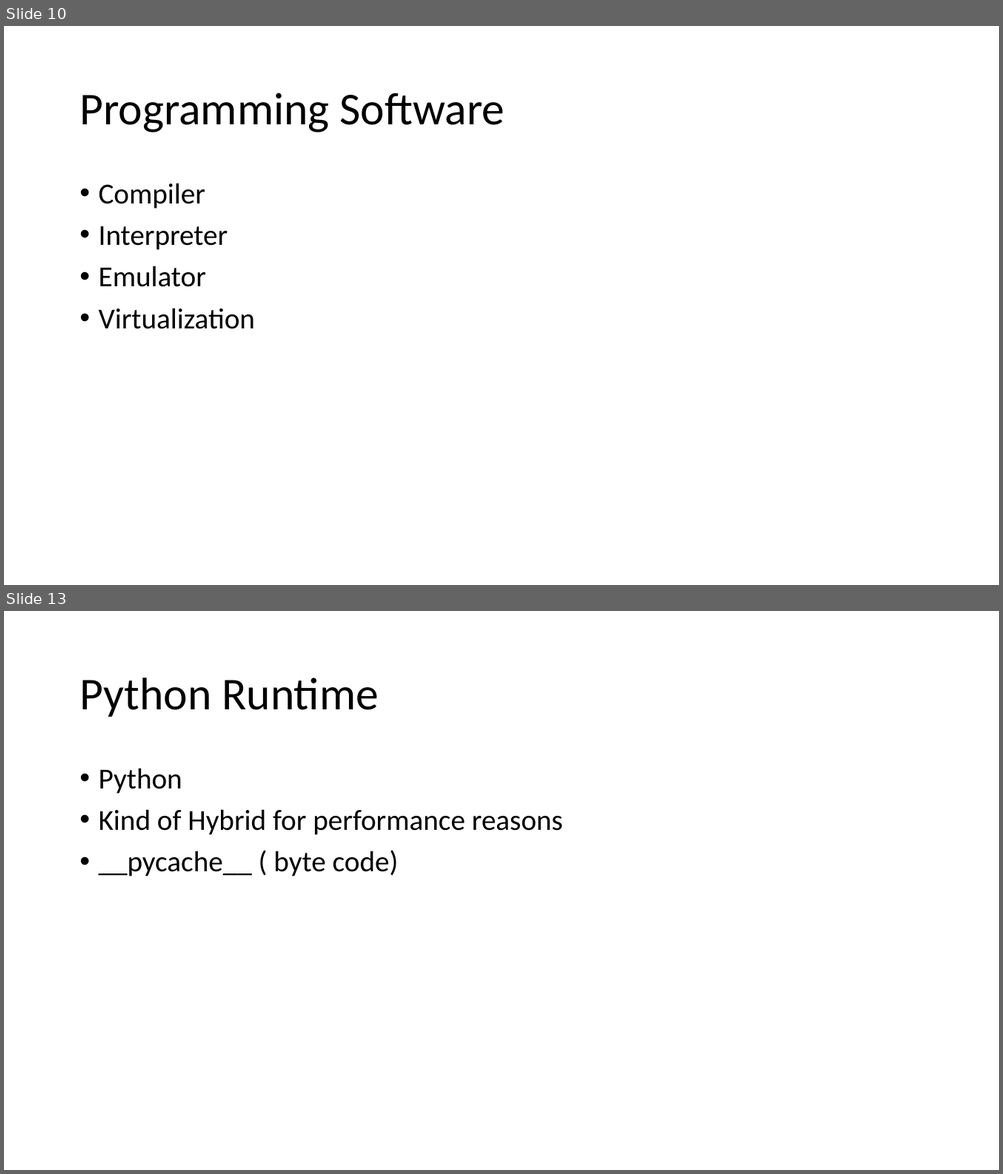
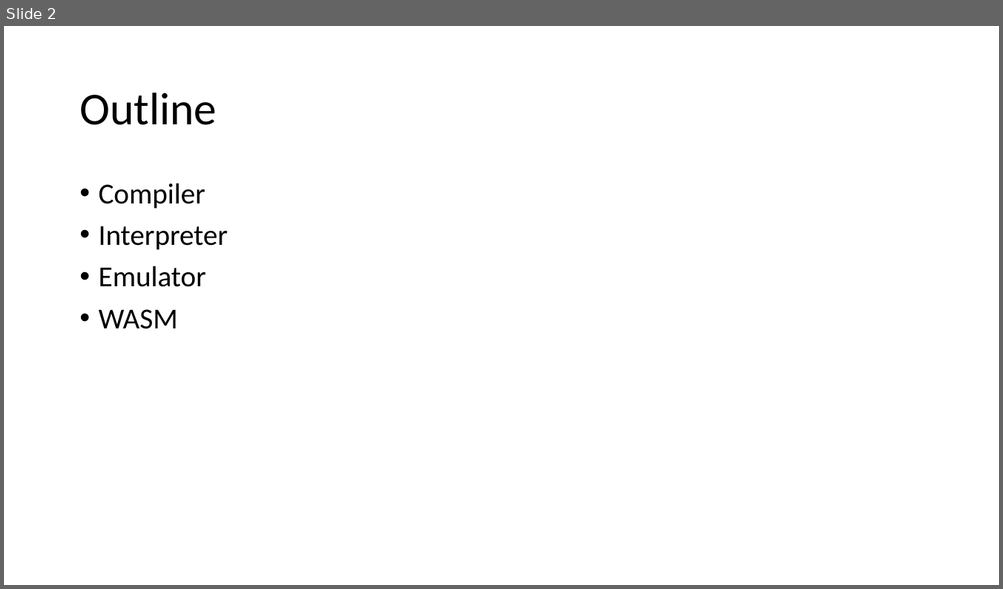
Before and after one commit to csev/ca4e, a slide deck: lectures/05-Software.pptx. Shown one above the other, each under a label of ours: slides 10 and 13 before the commit, slide 2 after it; the slides between them are not shown. The pictures are 1003x1174 and 1003x589 pixels, drawn with LibreOffice and Linux fonts; fonts in the diff are those of the drawing. Boxes give left, top, right and bottom in pixels: in the first picture for what was removed or moved away, otherwise in the second. Text is boxed around its words. In the diff, an @@ line names an element or a change of style, - is before the commit and + after.

```diff
--- a/lectures/05-Software.pptx
+++ b/lectures/05-Software.pptx
@@ slide 13 removed at box(4, 611, 999, 1170), background #FFFFFF @@
@@ title removed at box(79, 678, 378, 717) @@
-Python Runtime
@@ text removed at box(99, 768, 563, 877) @@
-• Python
-• Kind of Hybrid for performance reasons
-• __pycache__ ( byte code)
@@ what was slide 10 is now slide 2 @@
@@ slide 2 changed as well @@
@@ title at box(79, 93, 216, 125): text changed @@
-Programming Software
+Outline
@@ text at box(99, 309, 178, 329): text changed @@
-• Virtualization
+• WASM
```
Also in this commit, not shown: 2 other slides changed, 4 slides added, 15 other slides removed, 1 other file.
